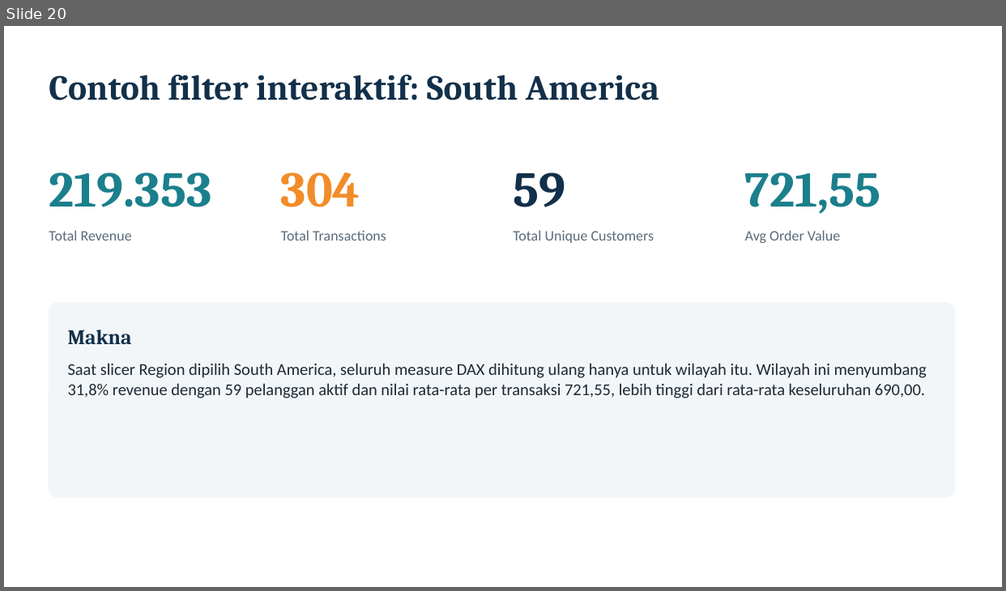
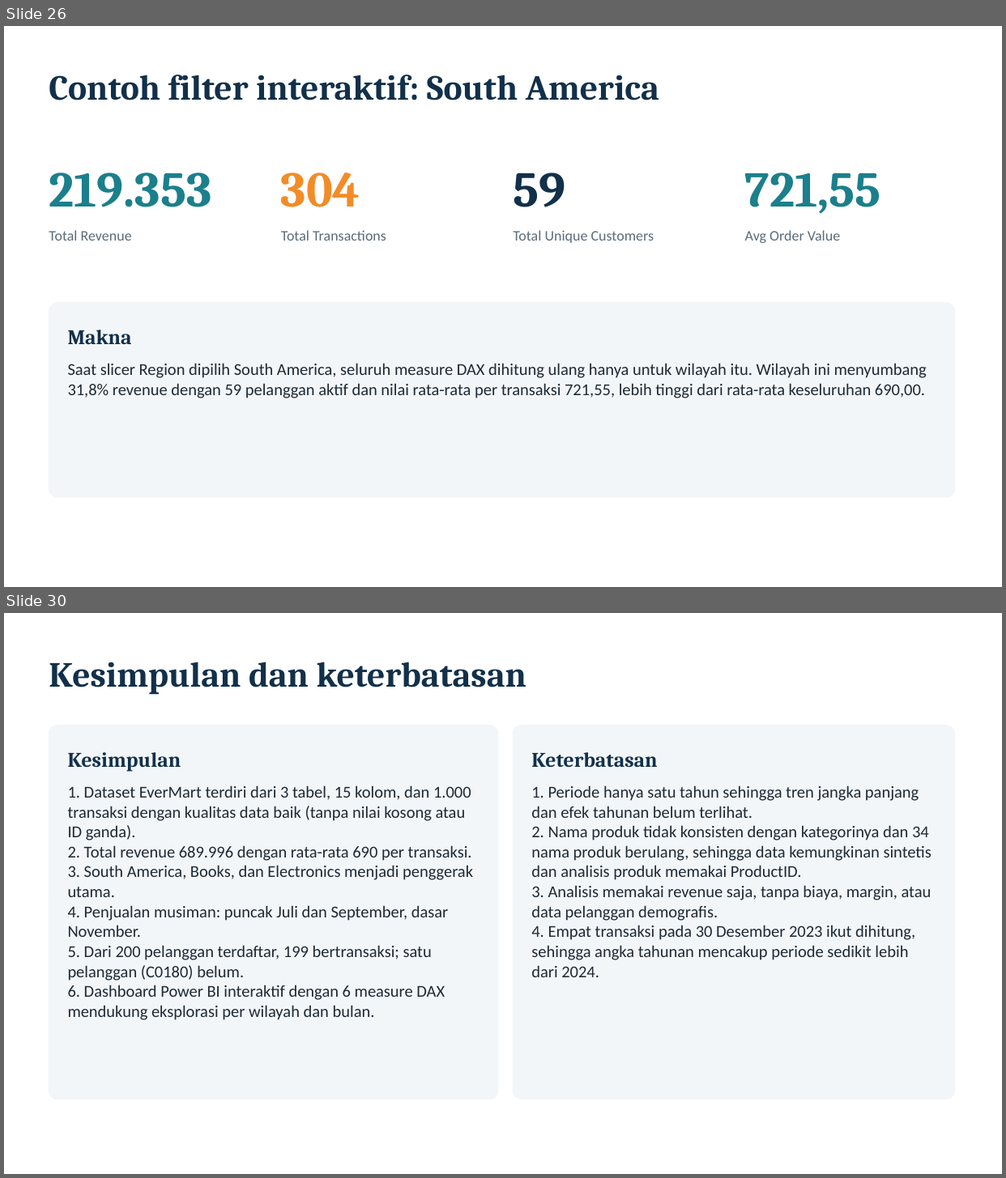
Before and after one commit to farhansech/EXACOUNT, a slide deck: output/EverMart_UTS_BDASC.pptx. Shown one above the other, each under a label of ours: slide 20 before the commit, slides 26 and 30 after it; the slides between them are not shown. The pictures are 1006x591 and 1006x1178 pixels, drawn with LibreOffice and Linux fonts; fonts in the diff are those of the drawing. Boxes give left, top, right and bottom in pixels: in the first picture for what was removed or moved away, otherwise in the second. Text is boxed around its words. In the diff, an @@ line names an element or a change of style, - is before the commit and + after.

```diff
--- a/output/EverMart_UTS_BDASC.pptx
+++ b/output/EverMart_UTS_BDASC.pptx
@@ slide 30 added at <box>4,613,1002,1174</box>, background #FFFFFF @@
@@ text added at <box>49,662,526,695</box>, 34 pt, text #12304A, bold @@
+Kesimpulan dan keterbatasan
@@ rounded rectangle added at <box>49,726,498,1100</box>, fill #F3F6F8, outline #F3F6F8 1 pt @@
@@ rounded rectangle added at <box>513,726,955,1100</box>, fill #F3F6F8, outline #F3F6F8 1 pt @@
@@ text added at <box>68,752,181,771</box>, 20 pt, text #12304A, bold @@
+Kesimpulan
@@ text added at <box>531,752,657,768</box>, 20 pt, text #12304A, bold @@
+Keterbatasan
@@ text added at <box>68,786,473,1020</box>, 16 pt, text #1E2A35 @@
+1. Dataset EverMart terdiri dari 3 tabel, 15 kolom, dan 1.000 transaksi dengan kualitas data baik (tanpa nilai kosong atau ID ganda).
+2. Total revenue 689.996 dengan rata-rata 690 per transaksi.
+3. South America, Books, dan Electronics menjadi penggerak utama.
+4. Penjualan musiman: puncak Juli dan September, dasar November.
+5. Dari 200 pelanggan terdaftar, 199 bertransaksi; satu pelanggan (C0180) belum.
+6. Dashboard Power BI interaktif dengan 6 measure DAX mendukung eksplorasi per wilayah dan bulan.
@@ text added at <box>531,786,931,977</box>, 16 pt, text #1E2A35 @@
+1. Periode hanya satu tahun sehingga tren jangka panjang dan efek tahunan belum terlihat.
+2. Nama produk tidak konsisten dengan kategorinya dan 34 nama produk berulang, sehingga data kemungkinan sintetis dan analisis produk memakai ProductID.
+3. Analisis memakai revenue saja, tanpa biaya, margin, atau data pelanggan demografis.
+4. Empat transaksi pada 30 Desember 2023 ikut dihitung, sehingga angka tahunan mencakup periode sedikit lebih dari 2024.
@@ what was slide 20 is now slide 26 @@
```
Also in this commit, not shown: 8 slides changed, 11 other slides added, 3 slides removed.
